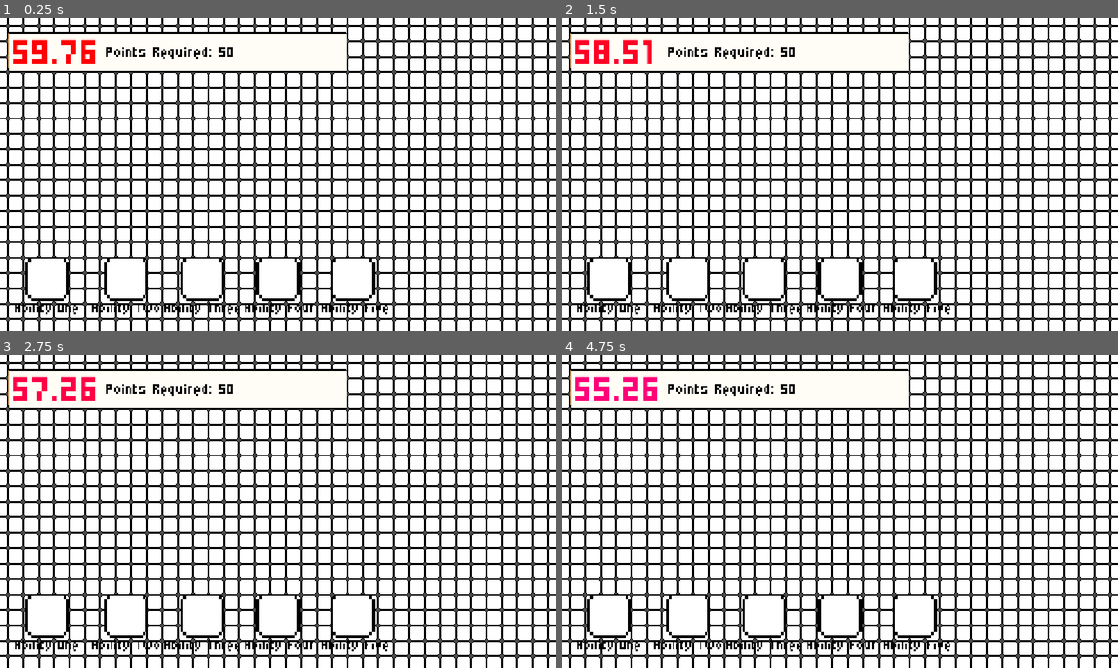
Above: before the commit, frames 1-4 (two rows, left to right).
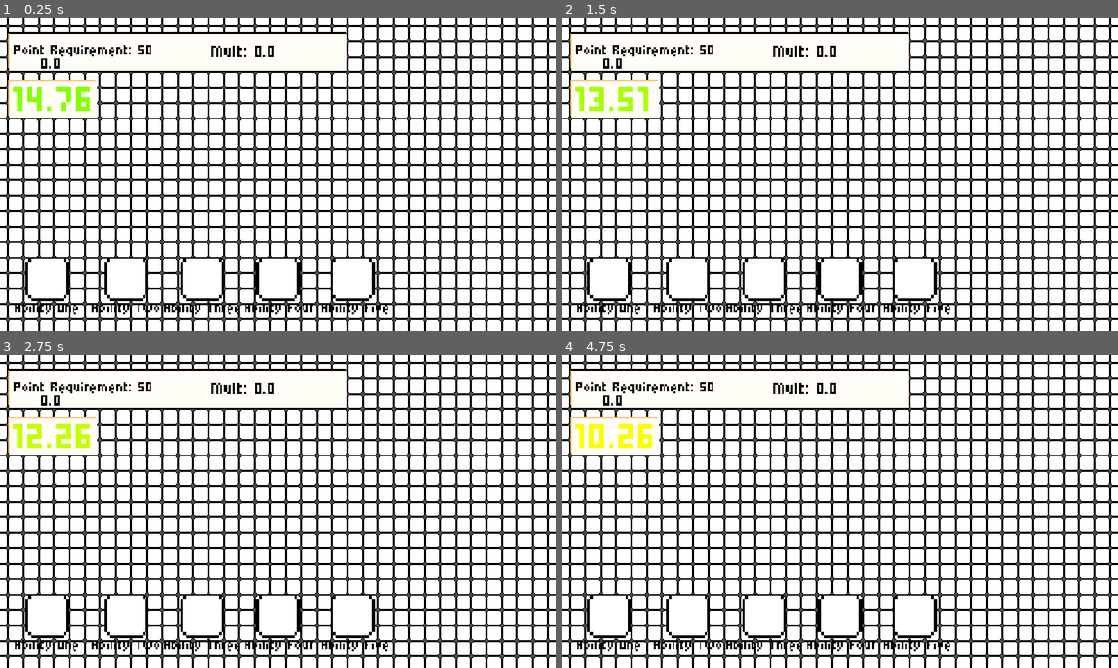
Above: after the commit, the same moments.

Repository: kirchemz/Mogue-Sweeper
Game: Godot game, scene res://World/world.tscn
Same seed, same stepped clock (60 frames per second), same inputs: the game is played once before the commit and once after it.
Inputs:
- Up to frame 1 (0.25 s): no input
- Up to frame 2 (1.5 s): click "Ability One" at 0.5 s; click "Ability Two" at 1.25 s
- Up to frame 3 (2.75 s): click "Ability Three" at 2 s
- Up to frame 4 (4.75 s): click "Ability Four" at 2.75 s; click "Ability Five" at 3.5 s; click "Ability One" at 4.25 s

The runs differ from the first frame. In frame 1, 2.1% of the frame differs, in the area x 1-50%, y 6-33%; in frame 2, 2.1%; in frame 3, 2.2%; in frame 4, 2.3%.

Commit message:
HTML Export and Flags

Diff:
--- a/Cell/cell.gd
+++ b/Cell/cell.gd
@@ -2,7 +2,7 @@
 
 @onready var bomb_tex = preload("res://Sprites/Bomb.png")
 @onready var normal_tex = preload("res://Sprites/Cell.png")
-@onready var flag_tex = preload("res://Sprites/Flag.png")
+@onready var flag_tex = preload("res://Sprites/Red Flag.png")
 
 var is_bomb : bool = false
 var bombs_around : int = 0
@@ -11,9 +11,11 @@
 var unhide_neighbors : bool = false
 var can_be_bomb : bool = true
 var flagged : bool = false
+var flag_type : String = "Red"
 var world
 var flags_around : int = 0
 var unflagged_bombs_around : bool = false
+var mult : float = 1
 
 func bomb():
 	is_bomb = true
@@ -41,7 +43,6 @@
 		if is_instance_valid($Label):
 			$Label.visible = true
 		if is_bomb:
-			print(":P")
 			$Sprite2D.texture = bomb_tex
 		if bombs_around == 1:
 			modulate = Color(0.0, 0.851, 0.157, 1.0)
@@ -126,7 +127,6 @@
 
 func flagged_bombs_around():
 	var cell_instance = self
-	cell_instance.is_hidden = false
 
 	var xc = -1
 	var yc = -1
@@ -147,4 +147,8 @@
 				var neighbor = world.map[check_x][check_y]
 				if is_instance_valid(neighbor):
 					if neighbor.is_bomb and neighbor.flagged:
-						Globals.points += 1
+						if neighbor.flag_type == "Blue":
+							mult += 1
+						if neighbor.flag_type == "Purple":
+							Globals.point_mult += 1
+						Globals.points += (1 * mult)
--- a/Globals.gd
+++ b/Globals.gd
@@ -1,5 +1,14 @@
 extends Node
 
-var points : int = 0
+var points : float = 0.0
+var point_mult : float = 1.0
+var mult : float = 0.0
+var total_points : float = 0.0
 var level_requirement : int = 50
 var currency : int = 0
+
+var red_flag_active: bool = false
+var blue_flags : int = false
+var blue_flag_active : bool = true
+var purple_flags : int = false
+var purple_flag_active : bool = false
--- a/World/world.gd
+++ b/World/world.gd
@@ -40,10 +40,11 @@
 			$Camera2D.position -= event.relative / $Camera2D.zoom
 
 func _process(delta: float) -> void:
+	$Camera2D/Mult2.text = str(Globals.points)
+	$"Camera2D/Point Requirement".text = "Point Requirement: " + str(Globals.level_requirement)
+	$Camera2D/Mult.text = "Mult: " + str(Globals.mult)
 	if level_over:
-		$Camera2D/Points.text = "Points: " + str(Globals.points)
-	else:
-		$Camera2D/Points.text = "Points Required: " + str(Globals.level_requirement)
+		$Camera2D/Points.visible = true
 	$"Camera2D/Ability 1/Label".text = Abilities.ability_one.name
 	$"Camera2D/Ability 1".texture_normal = Abilities.ability_one.img
 	$"Camera2D/Ability 2/Label".text = Abilities.ability_two.name
@@ -84,6 +85,15 @@
 					game_over()
 	if is_instance_valid(target_cell) and Input.is_action_just_pressed("Flag") and not Input.is_action_just_pressed("Dig"):
 		if target_cell.is_hidden and not target_cell.flagged and flags_remaining > 0:
+			if Globals.red_flag_active:
+				target_cell.flag_type = "Red"
+				target_cell.flag_tex = preload("res://Sprites/Red Flag.png")
+			if Globals.blue_flag_active:
+				target_cell.flag_type = "Blue"
+				target_cell.flag_tex = preload("res://Sprites/Blue Flag.png")
+			if Globals.purple_flag_active:
+				target_cell.flag_type = "Purple"
+				target_cell.flag_tex = preload("res://Sprites/Purple Flag.png")
 			target_cell.flagged = true
 			flags_remaining -= 1
 			if Abilities.auto_chord_active:
@@ -221,11 +231,15 @@
 		for x in y:
 			if is_instance_valid(x):
 				x.flagged_bombs_around()
+	Globals.points *= Globals.point_mult
+	Globals.total_points = Globals.points * (Globals.mult + 1)
+	$Camera2D/Points.text = "Points: " + str(Globals.points) + " X " + "Mult: " + str(Globals.mult + 1) + " = " + str(Globals.total_points)
+	$Camera2D/NinePatchRect.size.x += ($Camera2D/Points.get_total_character_count() * 22)
 
 func _on_timer_timeout() -> void:
 	point_count()
 	level_over = true
-	if Globals.points < Globals.level_requirement:
+	if Globals.total_points < Globals.level_requirement:
 		await get_tree().create_timer(4).timeout
 		game_over()
 	else:
--- a/World/world.tscn
+++ b/World/world.tscn
@@ -142,6 +142,17 @@
 text = "Shop"
 
 [node name="NinePatchRect" type="NinePatchRect" parent="Camera2D" unique_id=674497212]
+offset_left = -560.0
+offset_top = -195.99997
+offset_right = -375.0
+offset_bottom = -114.99997
+texture = ExtResource("2_j8job")
+patch_margin_left = 4
+patch_margin_top = 3
+patch_margin_right = 3
+patch_margin_bottom = 2
+
+[node name="NinePatchRect2" type="NinePatchRect" parent="Camera2D" unique_id=192299361]
 offset_left = -560.0
 offset_top = -294.0
 offset_right = 143.0
@@ -154,9 +165,9 @@
 
 [node name="HBoxContainer" type="HBoxContainer" parent="Camera2D" unique_id=1646802078]
 offset_left = -550.00006
-offset_top = -309.00003
+offset_top = -211.0
 offset_right = -62.00006
-offset_bottom = -61.00003
+offset_bottom = 37.0
 scale = Vector2(0.44933593, 0.44933593)
 
 [node name="Label" type="Label" parent="Camera2D/HBoxContainer" unique_id=1776224770]
@@ -173,18 +184,52 @@
 size_flags_horizontal = 3
 
 [node name="Points" type="Label" parent="Camera2D" unique_id=511125543]
-offset_left = -355.88693
-offset_top = -276.0
-offset_right = 2383.113
-offset_bottom = -28.0
-scale = Vector2(0.17946446, 0.17946446)
-theme_override_colors/font_color = Color(0, 0, 0, 1)
-theme_override_fonts/font = ExtResource("2_8a836")
-theme_override_font_sizes/font_size = 247
-text = "Point Requirements: 50"
+visible = false
+offset_left = -360.99997
+offset_top = -190.0
+offset_right = 2378.0
+offset_bottom = 58.0
+scale = Vector2(0.27619088, 0.27619088)
+theme_override_colors/font_color = Color(0, 0, 0, 1)
+theme_override_fonts/font = ExtResource("2_8a836")
+theme_override_font_sizes/font_size = 247
+text = "Points: 100 X Mult: 100 = 5000000"
+
+[node name="Point Requirement" type="Label" parent="Camera2D" unique_id=2091116381]
+offset_left = -546.0
+offset_top = -279.0
+offset_right = 2193.0
+offset_bottom = -31.0
+scale = Vector2(0.17075075, 0.17075075)
+theme_override_colors/font_color = Color(0, 0, 0, 1)
+theme_override_fonts/font = ExtResource("2_8a836")
+theme_override_font_sizes/font_size = 247
+text = "Point Requirement: 999999999"
+
+[node name="Mult" type="Label" parent="Camera2D" unique_id=932083504]
+offset_left = -138.0
+offset_top = -279.0
+offset_right = 2601.0
+offset_bottom = -31.0
+scale = Vector2(0.19964285, 0.19964285)
+theme_override_colors/font_color = Color(0, 0, 0, 1)
+theme_override_fonts/font = ExtResource("2_8a836")
+theme_override_font_sizes/font_size = 247
+text = "Mult: 9999999999"
+
+[node name="Mult2" type="Label" parent="Camera2D" unique_id=1427446950]
+offset_left = -492.00003
+offset_top = -254.99997
+offset_right = 2247.0
+offset_bottom = -6.9999695
+scale = Vector2(0.19964285, 0.19964285)
+theme_override_colors/font_color = Color(0, 0, 0, 1)
+theme_override_fonts/font = ExtResource("2_8a836")
+theme_override_font_sizes/font_size = 247
+text = "Mult: 9999999999"
 
 [node name="Timer" type="Timer" parent="." unique_id=1810617686]
-wait_time = 60.0
+wait_time = 15.0
 one_shot = true
 autostart = true
 
Binary file added: Sprites/Blue Flag.png
Not shown, added: Sprites/Blue Flag.png.import
Not shown, removed: Sprites/Flag.png.import
Binary file added: Sprites/Purple Flag.png
Not shown, added: Sprites/Purple Flag.png.import
Renamed: Sprites/Flag.png -> Sprites/Red Flag.png
Not shown, added: Sprites/Red Flag.png.import
Not shown, added: export_presets.cfg
Binary file added: index.apple-touch-icon.png
Not shown, added: index.apple-touch-icon.png.import
Binary file added: index.icon.png
Not shown, added: index.icon.png.import
(and 8 more such lines)
